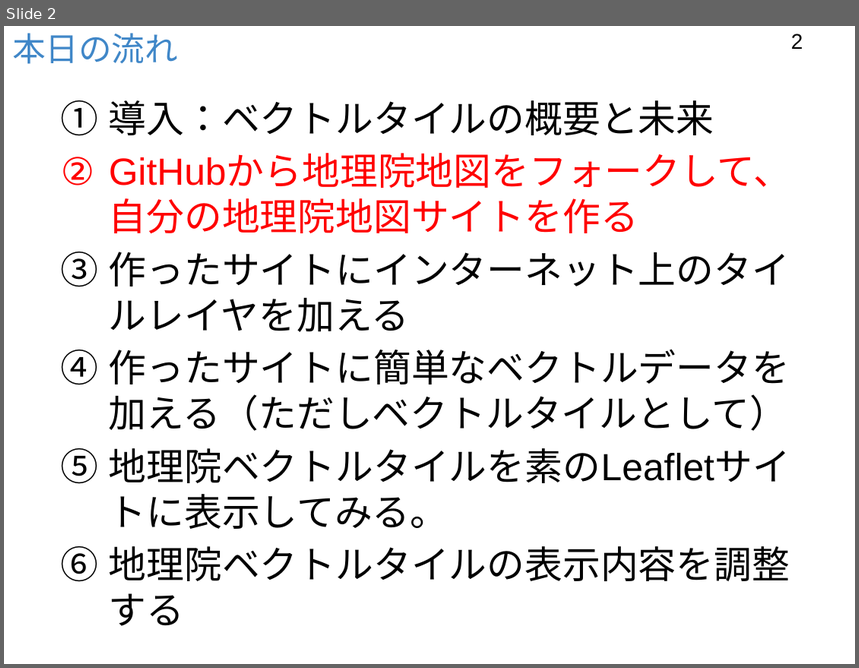
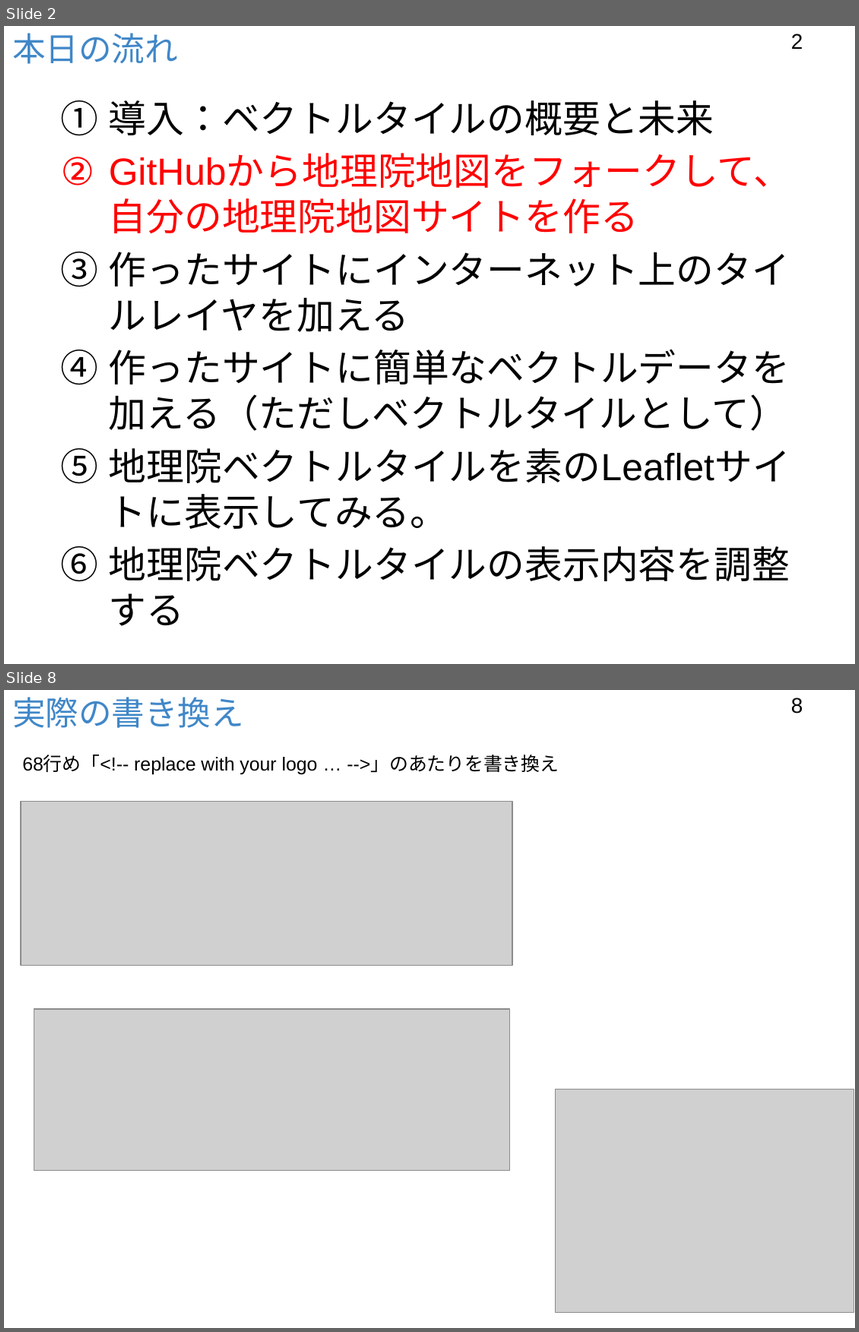
Before and after one commit to foss4g-tokyo-vt/slides, a slide deck: 151009ベクトルタイル利用サイトを作ろうPt.2.pptx. Shown one above the other, each under a label of ours: slide 2 before the commit, slides 2 and 8 after it; the slides between them are not shown. The pictures are 859x668 and 859x1332 pixels, drawn with LibreOffice and Linux fonts; fonts in the diff are those of the drawing; grey boxes stand for pictures; background and template pictures are left out. Boxes give left, top, right and bottom in pixels: in the first picture for what was removed or moved away, otherwise in the second. Text is boxed around its words. In the diff, an @@ line names an element or a change of style, - is before the commit and + after.

```diff
--- a/151009ベクトルタイル利用サイトを作ろうPt.2.pptx
+++ b/151009ベクトルタイル利用サイトを作ろうPt.2.pptx
@@ slide 8 added at box(4, 690, 855, 1328), background #FFFFFF @@
@@ title added at box(12, 697, 244, 728), 28 pt, text #4087C8 @@
+実際の書き換え
@@ page number added at box(791, 698, 804, 714), 18 pt, text #000000 @@
+8
@@ text added at box(22, 755, 559, 774), 16 pt, text #000000 @@
+68行め「<!-- replace with your logo … -->」のあたりを書き換え
@@ picture added at box(21, 802, 513, 966) @@
@@ picture added at box(34, 1009, 509, 1171) @@
@@ picture added at box(556, 1089, 854, 1312) @@
```
Also in this commit, not shown: 6 other slides added.
